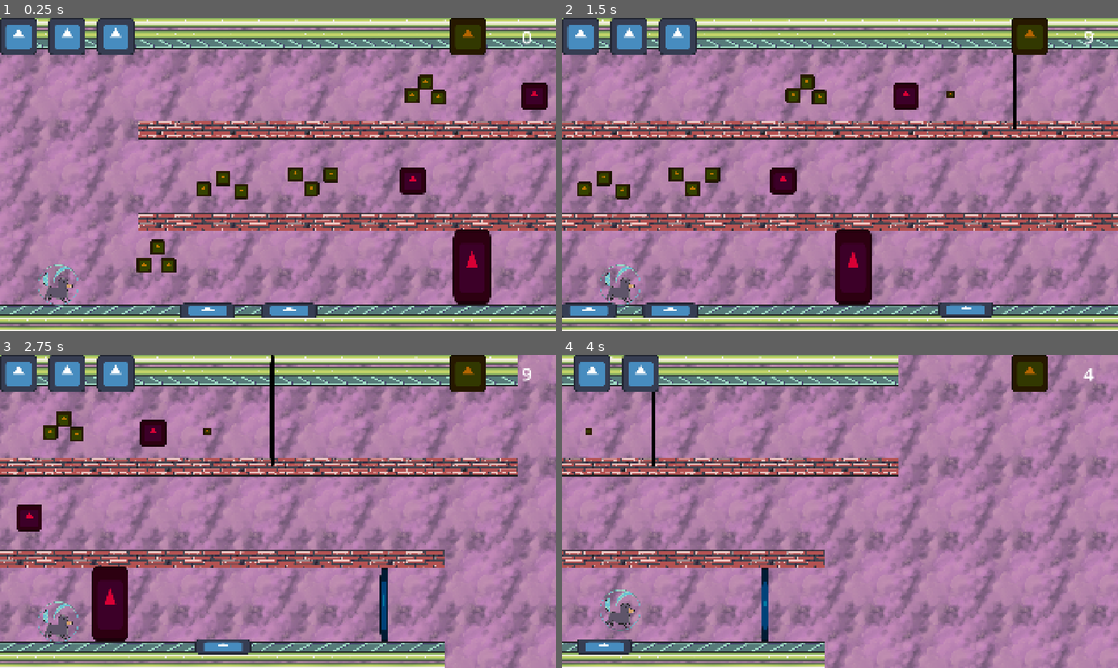
Above: before the commit, frames 1-4 (two rows, left to right).
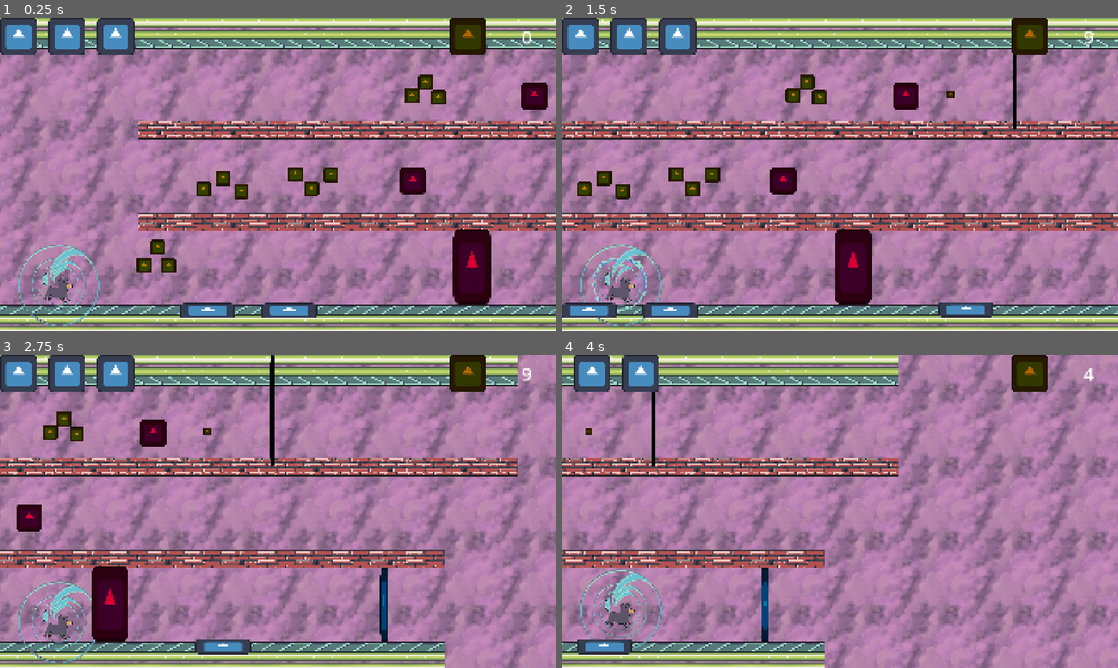
Above: after the commit, the same moments.

Repository: ricargoes/LayeredWheel
Game: Godot game, scene res://src/world.tscn
The game is run twice, just before and just after one commit, with the same random seed, the same clock (stepped at 60 frames per second) and the same inputs. The engine's default icon, where the game draws it, is replaced by a stand-in: a white triangle on a blue panel in a dark square.
Inputs:
- Up to frame 1 (0.25 s): no input
- Up to frame 2 (1.5 s): hold C (change_layer) 0.53-1.28 s; tap Space (jump) at 0.77 s; tap C (change_layer) at 1.35 s
- Up to frame 3 (2.75 s): tap Space (jump) at 1.52 s; hold S (down) from 2.03 s (still down); hold C (change_layer) from 2.03 s (still down)
- Up to frame 4 (4 s): release S (down) at 2.78 s; release C (change_layer) at 2.78 s; tap C (change_layer) at 2.85 s; tap Space (jump) at 3.02, 3.77 s; hold C (change_layer) from 3.53 s (still down)

The runs differ from the first frame. In frame 1, 0.6% of the frame differs, in the area x 3-18%, y 72-99%; in frame 2, 0.6%; in frame 3, 0.6%; in frame 4, 0.6%.

Commit message:
integration of water and fire layers

Diff:
--- a/src/characters/wheel.gd
+++ b/src/characters/wheel.gd
@@ -18,9 +18,20 @@
 
 var jump_impulse_time: float = 0.0
 
+var ELEMENT_ANIM_NAME = {
+	GameLibrary.Element.Air: "air_layer",
+	GameLibrary.Element.Water: "water_layer",
+	GameLibrary.Element.Oil: "oil_layer",
+	GameLibrary.Element.Gravel: "gravel_layer",
+	GameLibrary.Element.Electricity: "electricity_layer",
+	GameLibrary.Element.Fire: "fire_layer",
+	GameLibrary.Element.Mud: "mud_layer",
+}
+
 signal died(points: int)
 
 func _ready() -> void:
+	change_layer()
 	life_points = max_life_points
 	$UI.initialize(max_life_points, points)
 
@@ -53,7 +64,10 @@
 		return
 	var buffer = outer_layer
 	outer_layer = inner_layer
+	$Layers/OuterLayerSprite.animation = ELEMENT_ANIM_NAME[outer_layer]
 	inner_layer = buffer
+	$Layers/InnerLayerSprite.animation = ELEMENT_ANIM_NAME[inner_layer]
+
 
 func get_splashed(element: GameLibrary.Element) -> void:
 	match element:
@@ -116,6 +130,7 @@
 
 func imbue_layer(element: GameLibrary.Element) -> void:
 	outer_layer = element
+	$Layers/OuterLayerSprite.animation = ELEMENT_ANIM_NAME[outer_layer]
 	if element in GameLibrary.active_elements():
 		$ActiveLayerLifespan.start(10)
 	else:
--- a/src/characters/wheel.tscn
+++ b/src/characters/wheel.tscn
@@ -4,6 +4,8 @@
 [ext_resource type="Texture2D" uid="uid://kiwumhgi8ubk" path="res://assets/sprites/personaje.png" id="2_3fmbn"]
 [ext_resource type="PackedScene" uid="uid://l0svrmegebof" path="res://src/ui/ui.tscn" id="3_3fmbn"]
 [ext_resource type="Texture2D" uid="uid://blp4pent1cod3" path="res://assets/sprites/bola.png" id="3_jmtn7"]
+[ext_resource type="Texture2D" uid="uid://be5ayhogo1xyb" path="res://assets/sprites/fuego.png" id="4_vbxy3"]
+[ext_resource type="Texture2D" uid="uid://bphdofdy46a4w" path="res://assets/sprites/agua.png" id="5_0q82e"]
 
 [sub_resource type="SpriteFrames" id="SpriteFrames_kvonq"]
 animations = [{
@@ -48,29 +50,65 @@
 
 [sub_resource type="SpriteFrames" id="SpriteFrames_4ndvc"]
 animations = [{
-"frames": [],
+"frames": [{
+"duration": 1.0,
+"texture": ExtResource("3_jmtn7")
+}],
 "loop": 1,
 "name": &"air_layer",
 "speed": 5.0
 }, {
-"frames": [],
+"frames": [{
+"duration": 1.0,
+"texture": ExtResource("3_jmtn7")
+}],
+"loop": 1,
+"name": &"electricity_layer",
+"speed": 5.0
+}, {
+"frames": [{
+"duration": 1.0,
+"texture": ExtResource("4_vbxy3")
+}],
+"loop": 1,
+"name": &"fire_layer",
+"speed": 5.0
+}, {
+"frames": [{
+"duration": 1.0,
+"texture": ExtResource("3_jmtn7")
+}],
 "loop": 1,
 "name": &"gravel_layer",
 "speed": 5.0
 }, {
-"frames": [],
+"frames": [{
+"duration": 1.0,
+"texture": ExtResource("3_jmtn7")
+}],
+"loop": 1,
+"name": &"mud_layer",
+"speed": 5.0
+}, {
+"frames": [{
+"duration": 1.0,
+"texture": ExtResource("3_jmtn7")
+}],
 "loop": 1,
 "name": &"oil_layer",
 "speed": 5.0
 }, {
-"frames": [],
+"frames": [{
+"duration": 1.0,
+"texture": ExtResource("5_0q82e")
+}],
 "loop": 1,
 "name": &"water_layer",
 "speed": 5.0
 }]
 
 [sub_resource type="CircleShape2D" id="CircleShape2D_3uoas"]
-radius = 200.24985
+radius = 147.27525
 
 [node name="Wheel" type="CharacterBody2D" unique_id=1984499010]
 collision_mask = 6
@@ -92,13 +130,16 @@
 [node name="Layers" type="Area2D" parent="." unique_id=2116013865]
 
 [node name="InnerLayerSprite" type="AnimatedSprite2D" parent="Layers" unique_id=1965804074]
+scale = Vector2(0.4, 0.4)
 sprite_frames = SubResource("SpriteFrames_4ndvc")
-animation = &"air_layer"
+animation = &"fire_layer"
+autoplay = "air_layer"
 
 [node name="OuterLayerSprite" type="AnimatedSprite2D" parent="Layers" unique_id=1862223682]
-scale = Vector2(1.3, 1.3)
+scale = Vector2(0.6, 0.6)
 sprite_frames = SubResource("SpriteFrames_4ndvc")
-animation = &"air_layer"
+animation = &"electricity_layer"
+autoplay = "air_layer"
 
 [node name="CollisionShape2D" type="CollisionShape2D" parent="Layers" unique_id=1763840296]
 shape = SubResource("CircleShape2D_3uoas")
--- a/src/world.tscn
+++ b/src/world.tscn
@@ -64,6 +64,10 @@
 [node name="Puddle2" parent="Puddles" unique_id=627847792 instance=ExtResource("3_0qwtu")]
 position = Vector2(777, 990)
 type = 2
+
+[node name="Puddle4" parent="Puddles" unique_id=1831401049 instance=ExtResource("3_0qwtu")]
+position = Vector2(1035, 993)
+type = 4
 
 [node name="Puddle3" parent="Puddles" unique_id=1967219508 instance=ExtResource("3_0qwtu")]
 position = Vector2(1798, 987)
Not shown, added: assets/sprites/agua.png.import
Not shown, added: assets/sprites/fuego.png.import
